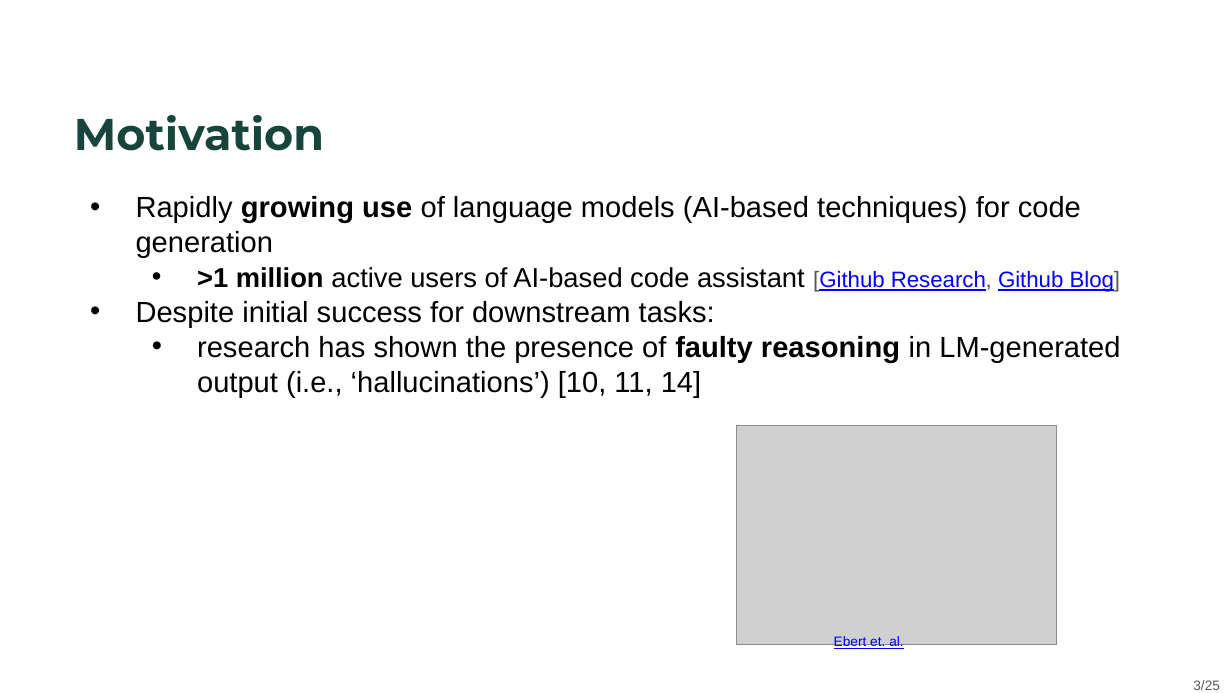
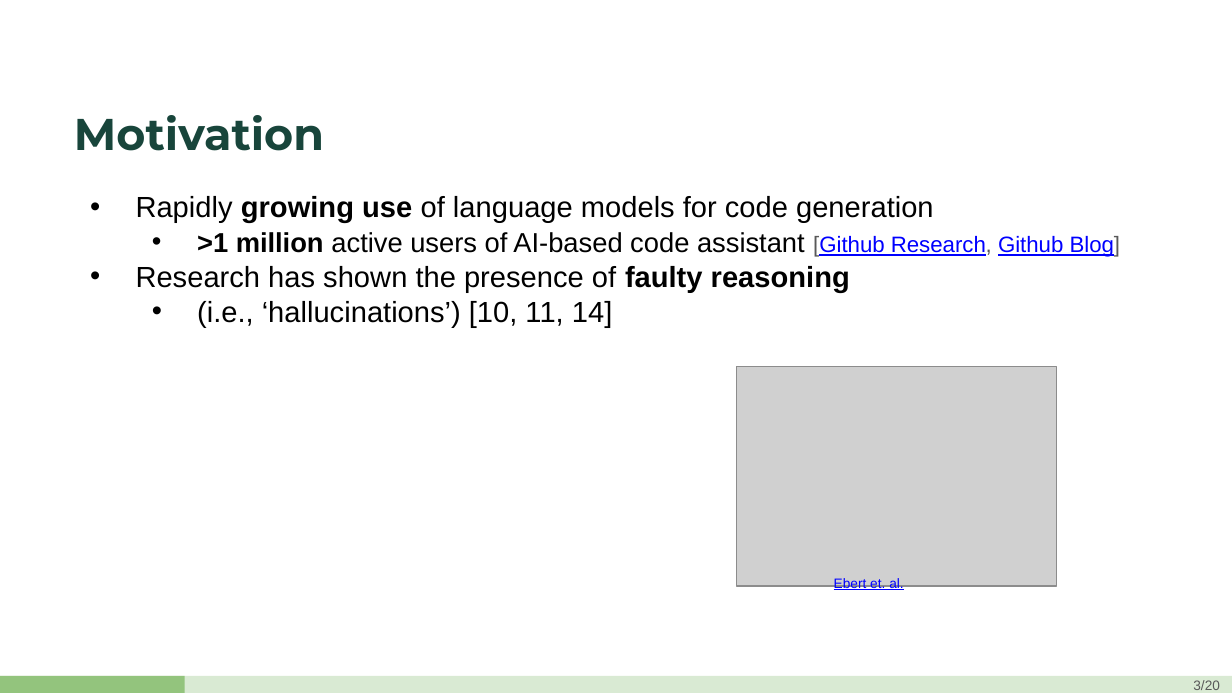
Before and after one commit to ayaanmayooq/LLM-verification-CEGIS, a slide deck: slide 3 of presentation.pptx. Drawn at 1232x693 pixels with LibreOffice and Linux fonts; fonts in the diff are those of the drawing; grey boxes stand for pictures; background and template pictures are left out. Boxes give left, top, right and bottom in pixels: in the first picture for what was removed or moved away, otherwise in the second. Text is boxed around its words. In the diff, an @@ line names an element or a change of style, - is before the commit and + after.

Commit message:
presentation

```diff
--- a/presentation.pptx
+++ b/presentation.pptx
@@ text at [136, 196, 934, 222]: text changed @@
-• Rapidly growing use of language models (AI-based techniques) for code generation
+• Rapidly growing use of language models for code generation
@@ text at [136, 266, 850, 327]: text changed @@
-• Despite initial success for downstream tasks:
-  • research has shown the presence of faulty reasoning in LM-generated output (i.e., ‘hallucinations’) [10, 11, 14]
+• Research has shown the presence of faulty reasoning
+  • (i.e., ‘hallucinations’) [10, 11, 14]
@@ picture: place and size @@
-picture at [737, 425, 1057, 644]
+picture at [737, 367, 1057, 586]
@@ text "Ebert et. al.": place and size @@
-text "Ebert et. al." at [834, 636, 903, 650]
+text "Ebert et. al." at [834, 578, 903, 591]
@@ rectangle added at [0, 676, 1232, 693], fill #D9EAD3 @@
@@ rectangle added at [0, 676, 185, 693], fill #93C47D @@
@@ page number at [1193, 680, 1220, 690]: text changed @@
-3/25
+3/20
```
Also in this commit, not shown: 23 other slides changed, 15 slides added, 4 slides removed.
